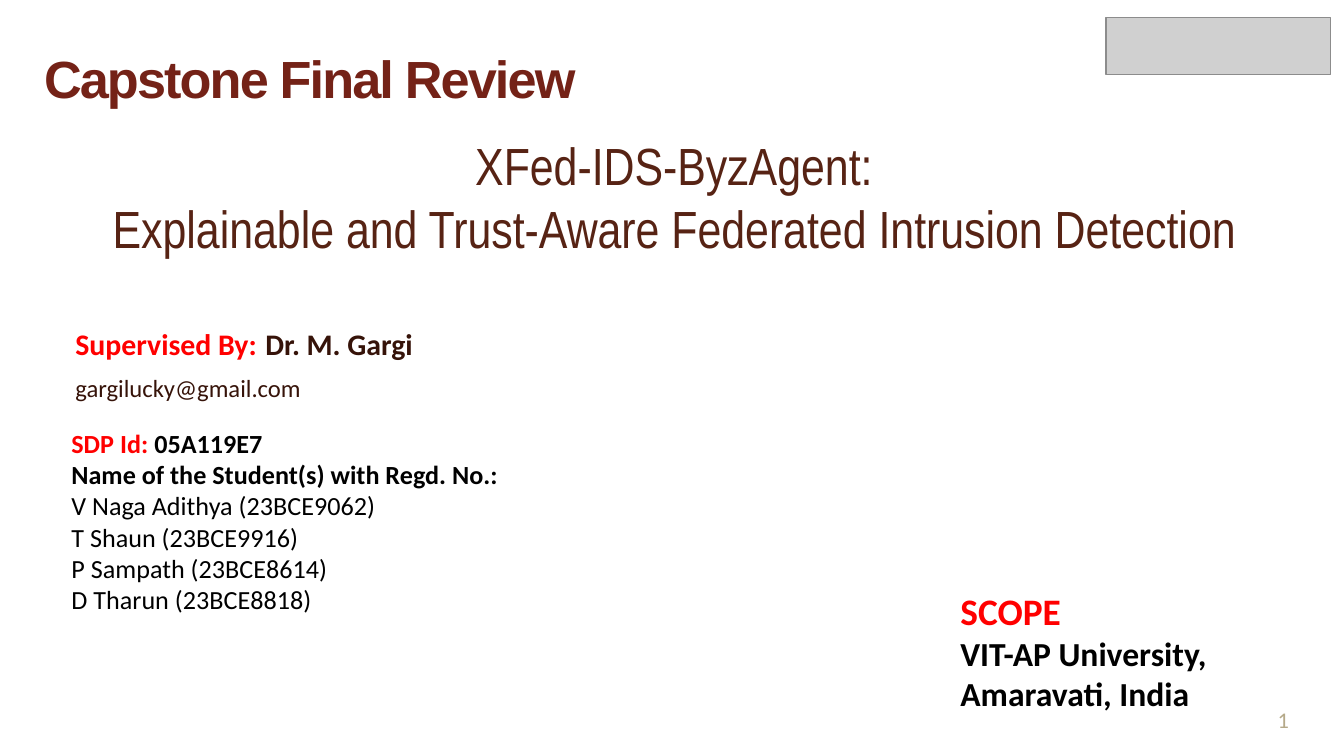
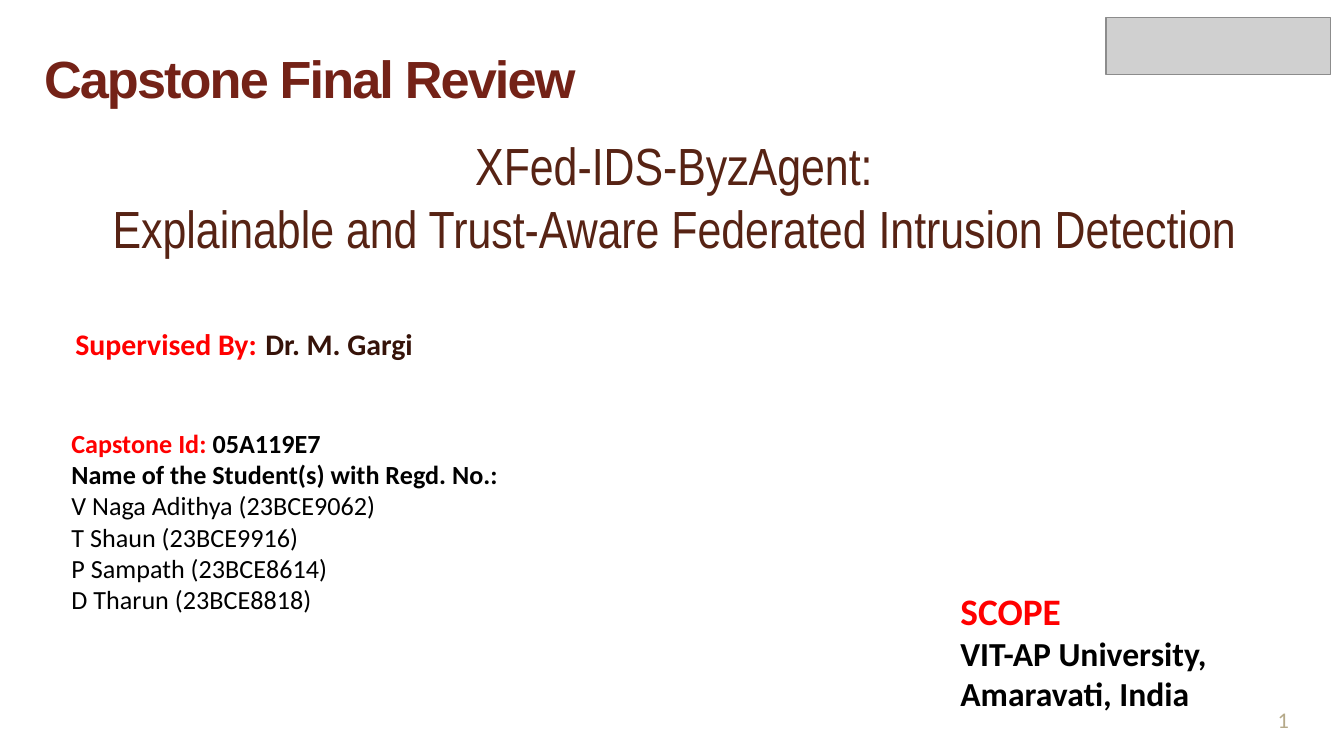
Before and after one commit to Pilli9375/XFed-IDS-ByzAgent, a slide deck: slide 1 of docs/ppt/XFed_Capstone_Final_Review.pptx. Drawn at 1344x756 pixels with LibreOffice and Linux fonts; fonts in the diff are those of the drawing; grey boxes stand for pictures; background and template pictures are left out. Boxes give left, top, right and bottom in pixels: in the first picture for what was removed or moved away, otherwise in the second. Text is boxed around its words. In the diff, an @@ line names an element or a change of style, - is before the commit and + after.

```diff
--- a/docs/ppt/XFed_Capstone_Final_Review.pptx
+++ b/docs/ppt/XFed_Capstone_Final_Review.pptx
@@ text at [75, 380, 300, 402]: paragraph removed @@
-gargilucky@gmail.com
@@ text at [71, 434, 321, 457]: text changed; text colour #000000 to #FF0000 @@
-SDP Id: 05A119E7
+Capstone Id: 05A119E7
```
Also in this commit, not shown: 2 other files.
